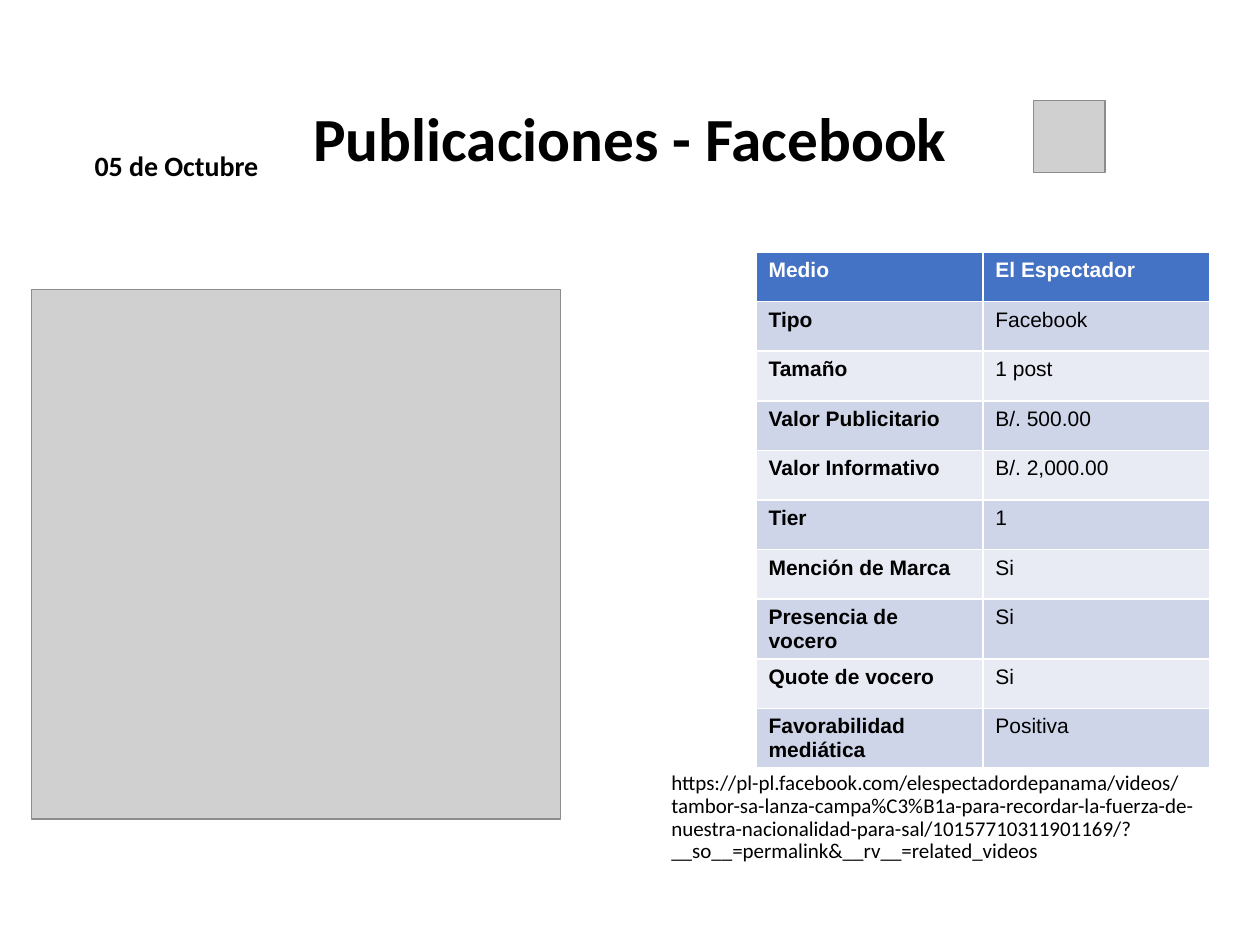
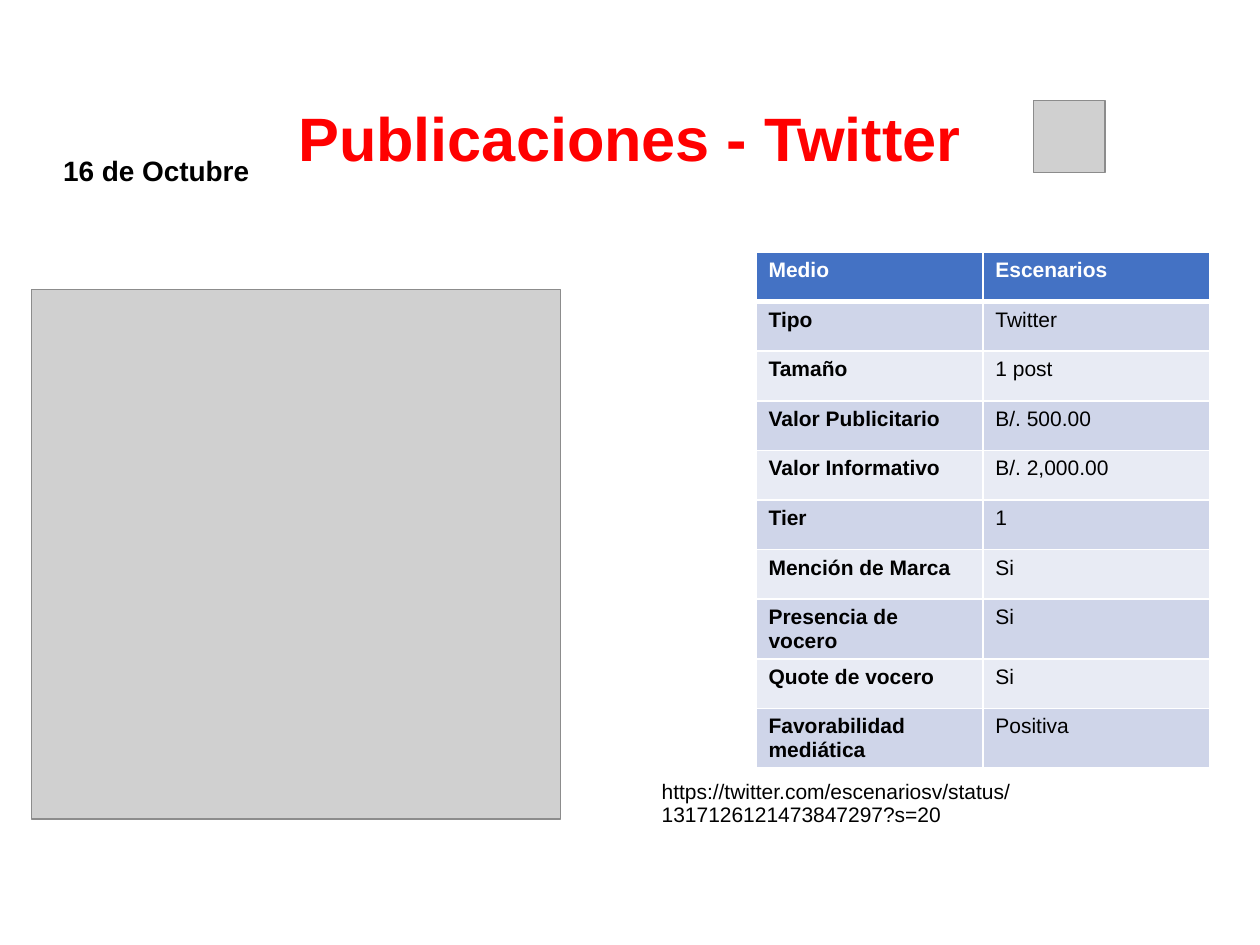
Before and after one commit to dgarci23/Report-Generator, a slide deck: slide 19 of Presentacion Terminada.pptx (slide 9 before the commit). Drawn at 1260x945 pixels with LibreOffice and Linux fonts; fonts in the diff are those of the drawing; grey boxes stand for pictures; background and template pictures are left out. Boxes give left, top, right and bottom in pixels: in the first picture for what was removed or moved away, otherwise in the second. Text is boxed around its words. In the diff, an @@ line names an element or a change of style, - is before the commit and + after.

```diff
--- a/Presentacion Terminada.pptx
+++ b/Presentacion Terminada.pptx
@@ title at bbox=[298, 116, 960, 162]: text changed; font Calibri to Arial; text colour #000000 to #FF0000 @@
-Publicaciones - Facebook
+Publicaciones - Twitter
@@ text "16 de Octubre" at bbox=[63, 160, 249, 182]: vertical alignment bottom to top @@
@@ text at bbox=[63, 160, 249, 182]: text changed; font Calibri to Arial @@
-05 de Octubre
+16 de Octubre
@@ table at bbox=[756, 252, 1210, 762] @@
-row 1, column 2: El Espectador
+row 1, column 2: Escenarios
-row 2, column 2: Facebook
+row 2, column 2: Twitter
@@ text at bbox=[662, 783, 1010, 823]: text changed; font Calibri to Arial @@
-https://pl-pl.facebook.com/elespectadordepanama/videos/tambor-sa-lanza-campa%C3%B1a-para-recordar-la-fuerza-de-nuestra-nacionalidad-para-sal/10157710311901169/?__so__=permalink&__rv__=related_videos
+https://twitter.com/escenariosv/status/1317126121473847297?s=20
```
Also in this commit, not shown: 8 other slides changed, 19 slides added, 2 other files.
